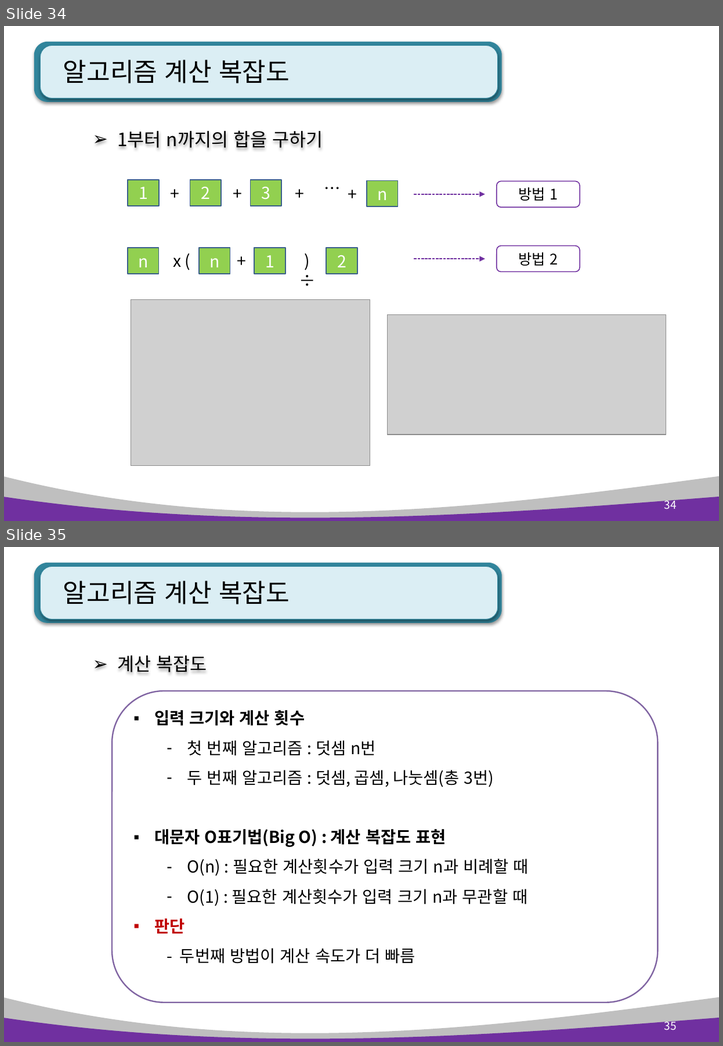
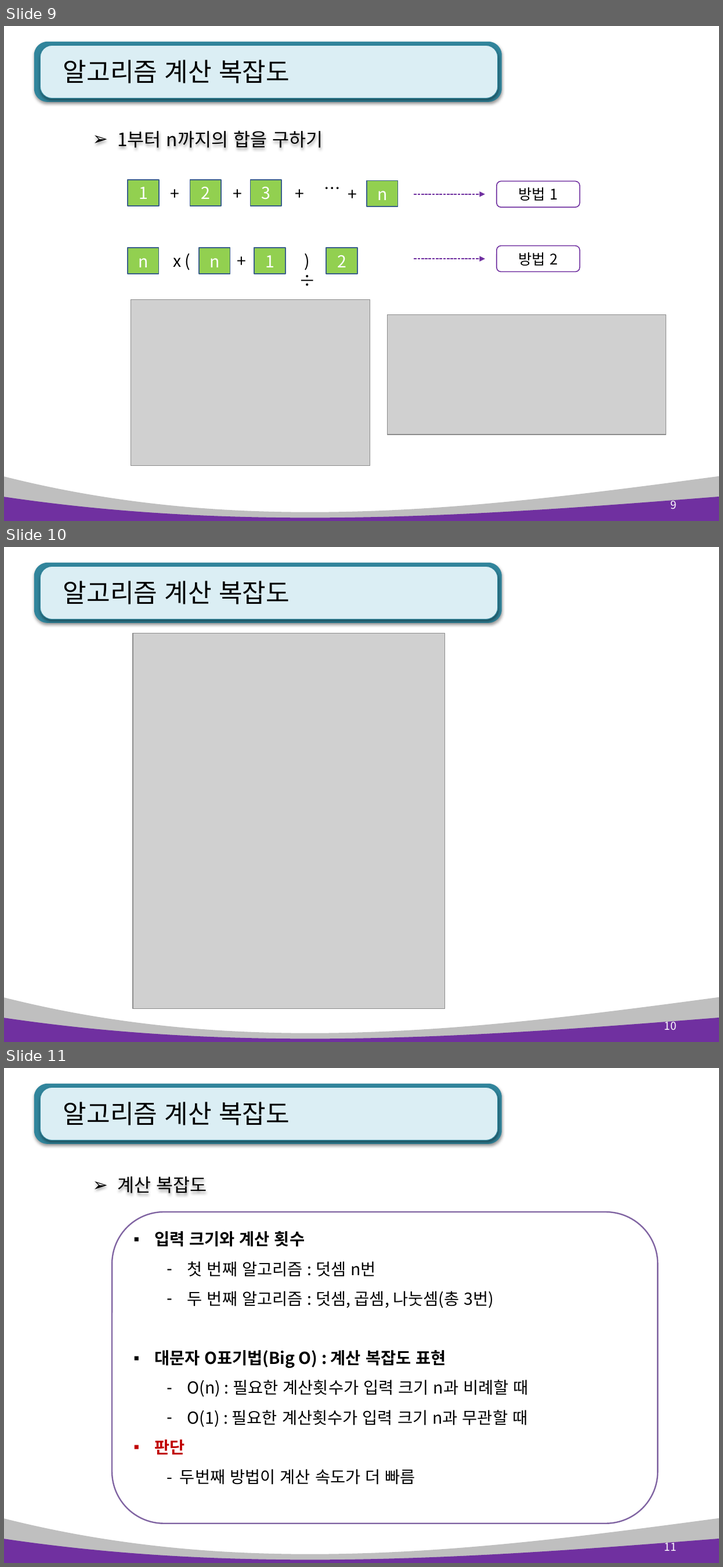
Before and after one commit to kiyongee2/green_project_web, a slide deck: python_ppt/Python 5장. 함수.pptx. Shown one above the other, each under a label of ours: slides 34 and 35 before the commit, slides 9, 10 and 11 after it. The pictures are 723x1046 and 723x1567 pixels, drawn with LibreOffice and Linux fonts; fonts in the diff are those of the drawing; grey boxes stand for pictures. Boxes give left, top, right and bottom in pixels: in the first picture for what was removed or moved away, otherwise in the second. Text is boxed around its words. In the diff, an @@ line names an element or a change of style, - is before the commit and + after.

```diff
--- a/python_ppt/Python 5장. 함수.pptx
+++ b/python_ppt/Python 5장. 함수.pptx
@@ slide 10 added at box(4, 547, 719, 1042), background #FFFFFF; not listed: 4 template elements that a slide beside it also shows @@
@@ title added at box(63, 581, 289, 604), 28 pt, text #000000 @@
+알고리즘 계산 복잡도
@@ picture added at box(133, 633, 444, 1009) @@
@@ page number added at box(664, 1019, 676, 1030), 12 pt, text #FFFFFF @@
+10
@@ what was slide 34 is now slide 9 @@
@@ page number at box(670, 498, 676, 509): text changed @@
-34
+9
@@ what was slide 35 is now slide 11 @@
@@ page number at box(664, 1540, 676, 1551): text changed @@
-35
+11
```
Also in this commit, not shown: 3 slides changed, 2 other files.
